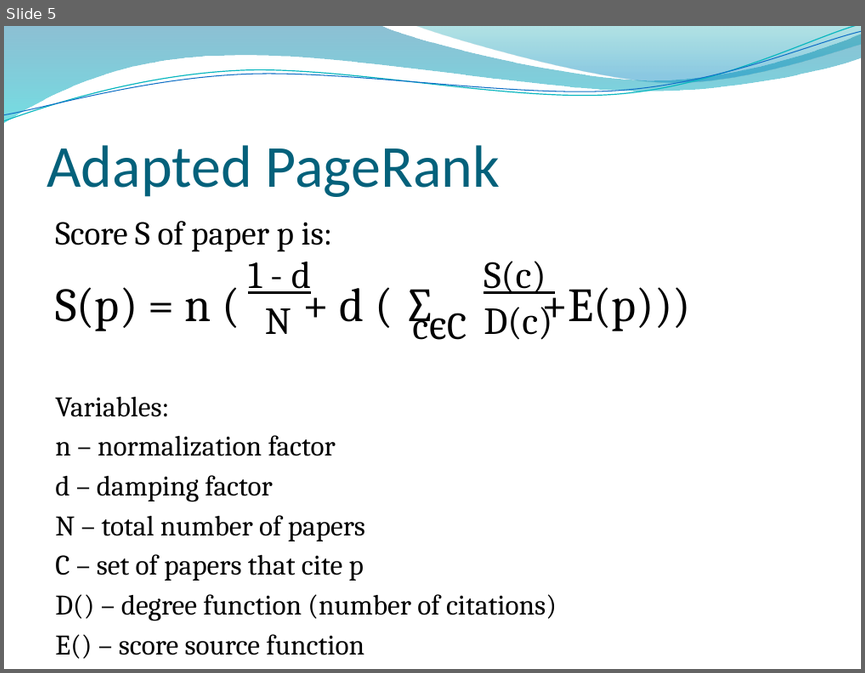
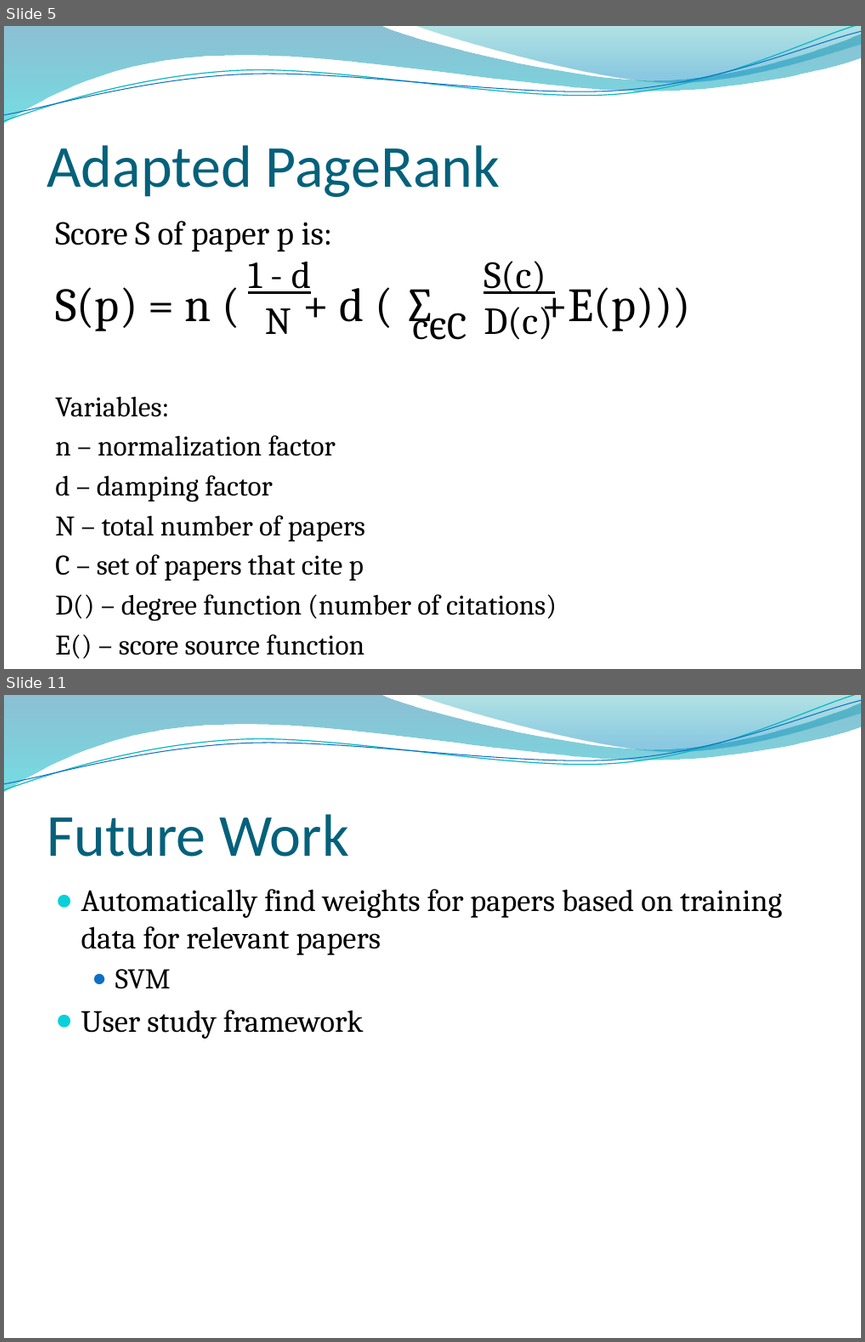
Before and after one commit to mvartakgithub/6.830-Final-Project, a slide deck: PubCrawlPresentation.pptx. Shown one above the other, each under a label of ours: slide 5 before the commit, slides 5 and 11 after it; the slides between them are not shown. The pictures are 865x673 and 865x1342 pixels, drawn with LibreOffice and Linux fonts; fonts in the diff are those of the drawing; background and template pictures are left out. Boxes give left, top, right and bottom in pixels: in the first picture for what was removed or moved away, otherwise in the second. Text is boxed around its words. In the diff, an @@ line names an element or a change of style, - is before the commit and + after.

```diff
--- a/PubCrawlPresentation.pptx
+++ b/PubCrawlPresentation.pptx
@@ slide 11 added at (x1=4, y1=695, x2=861, y2=1338), background picture (left out); not listed: 4 template elements that a slide beside it also shows @@
@@ title added at (x1=46, y1=814, x2=349, y2=857), 50 pt, text #04617B @@
+Future Work
@@ text added at (x1=81, y1=889, x2=782, y2=1038), 26 pt, text #000000 @@
+● Automatically find weights for papers based on training data for relevant papers
+  ● SVM
+● User study framework
```
Also in this commit, not shown: 5 slides changed, 3 other slides added, 2 slides removed, 2 other files.
